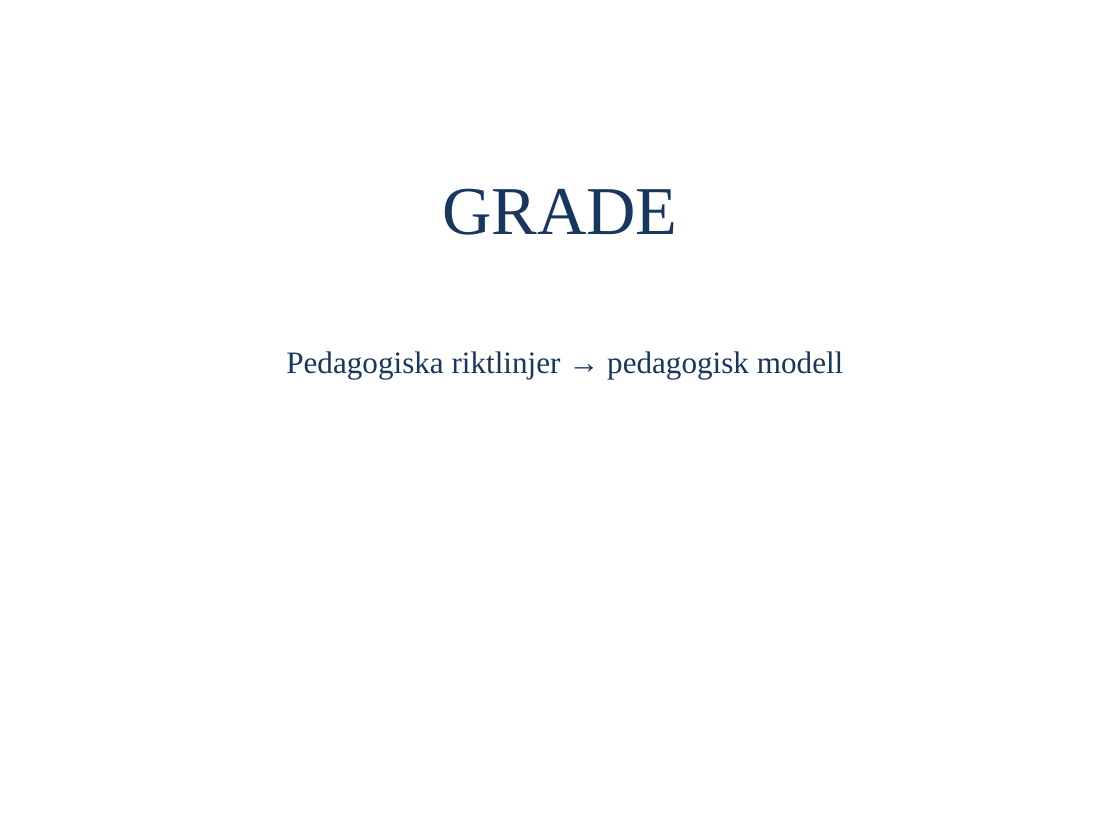
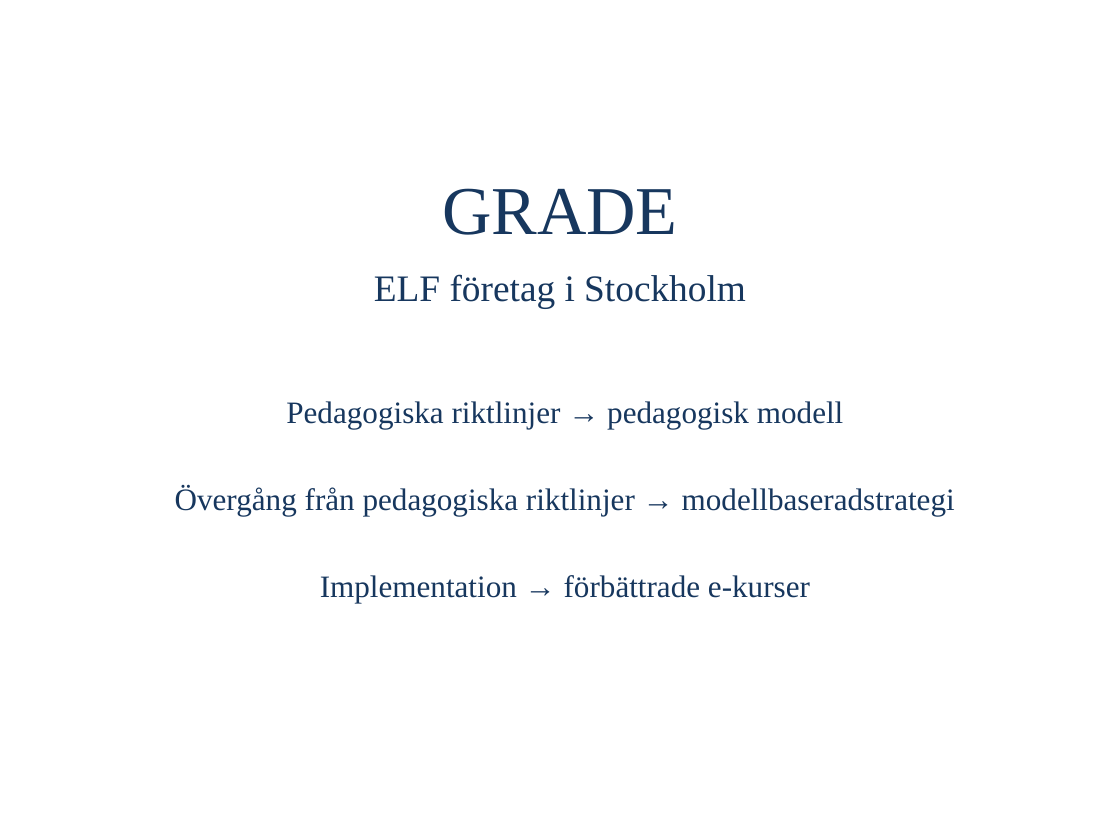
Before and after one commit to OliviaImner/thesis_document, a slide deck: slide 4 of Thesis/Presentation.pptx (slide 3 before the commit). Drawn at 1120x840 pixels with LibreOffice and Linux fonts; fonts in the diff are those of the drawing. Boxes give left, top, right and bottom in pixels: in the first picture for what was removed or moved away, otherwise in the second. Text is boxed around its words. In the diff, an @@ line names an element or a change of style, - is before the commit and + after.

```diff
--- a/Thesis/Presentation.pptx
+++ b/Thesis/Presentation.pptx
@@ text added at bbox=[374, 274, 746, 308], 24 pt, text #17375E @@
+ELF företag i Stockholm
@@ text "Pedagogiska riktlinjer → pedagogisk modell": place and size @@
-text "Pedagogiska riktlinjer → pedagogisk modell" at bbox=[286, 351, 843, 379]
+text "Pedagogiska riktlinjer → pedagogisk modell" at bbox=[175, 401, 955, 603]
@@ text at bbox=[175, 486, 955, 603]: paragraphs added @@
+Övergång från pedagogiska riktlinjer → modellbaseradstrategi
+Implementation → förbättrade e-kurser
```
Also in this commit, not shown: 5 other slides changed, 1 slide added.
